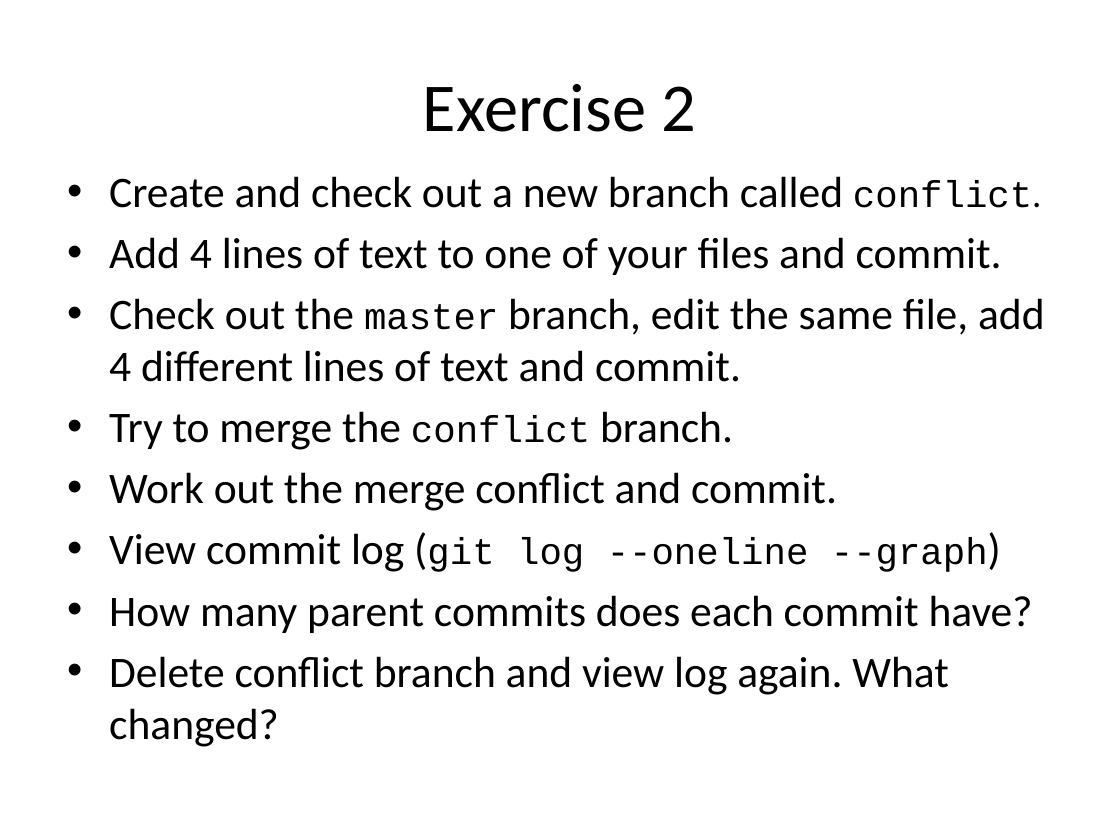
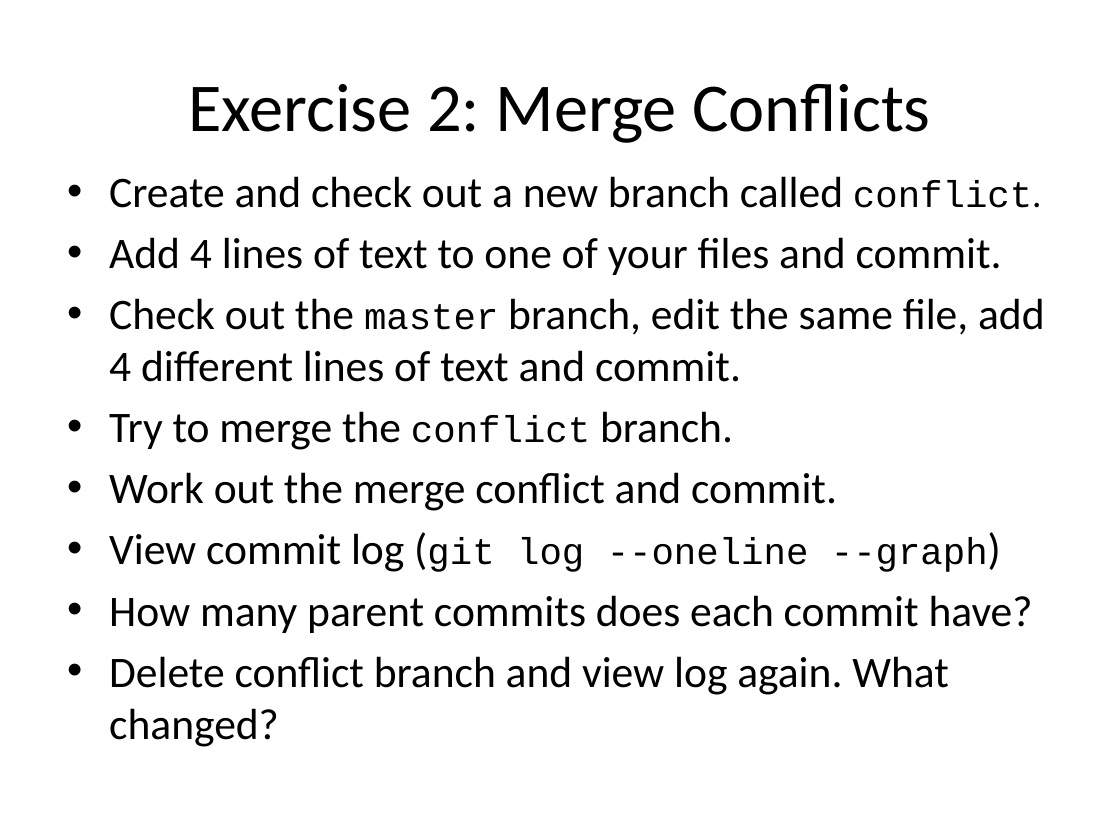
Before and after one commit to nuitrcs/intermediate-git-workshop, a slide deck: slide 5 of Intermediate Git and GitHub.pptx. Drawn at 1120x840 pixels with LibreOffice and Linux fonts; fonts in the diff are those of the drawing; background and template pictures are left out. Boxes give left, top, right and bottom in pixels: in the first picture for what was removed or moved away, otherwise in the second. Text is boxed around its words. In the diff, an @@ line names an element or a change of style, - is before the commit and + after.

Commit message:
slides done

```diff
--- a/Intermediate Git and GitHub.pptx
+++ b/Intermediate Git and GitHub.pptx
@@ title at bbox=[188, 84, 930, 143]: text changed @@
-Exercise 2
+Exercise 2: Merge Conflicts
```
Also in this commit, not shown: 2 other slides changed, 12 slides added.
